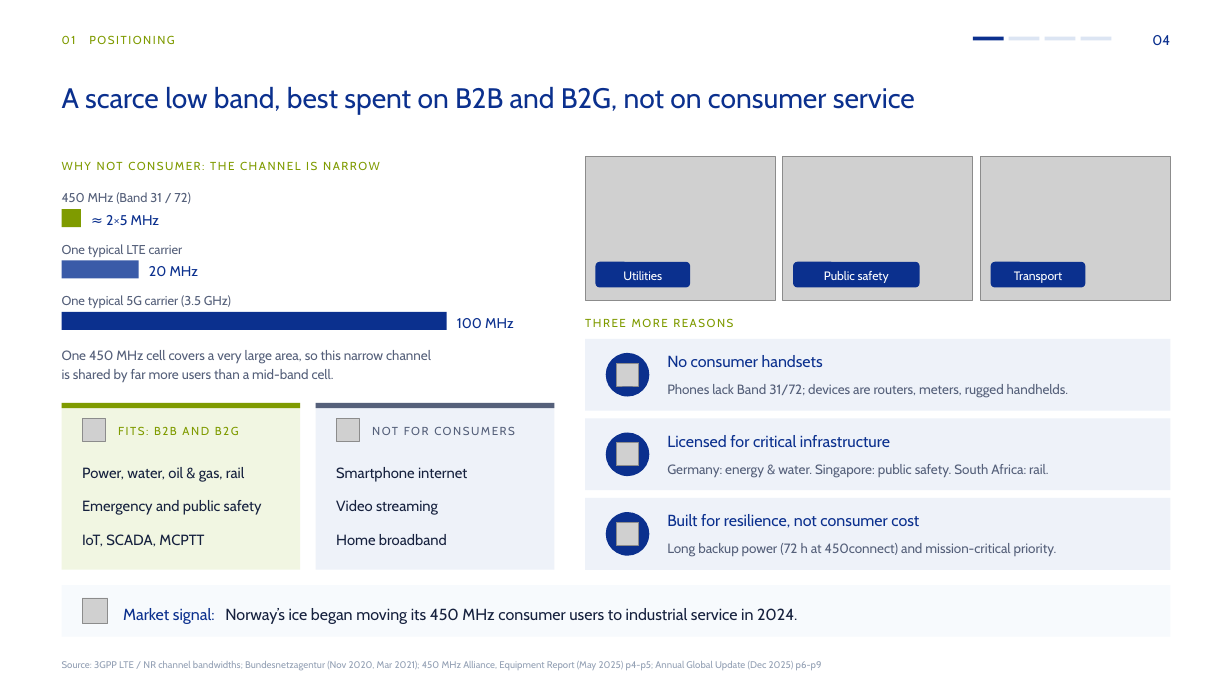
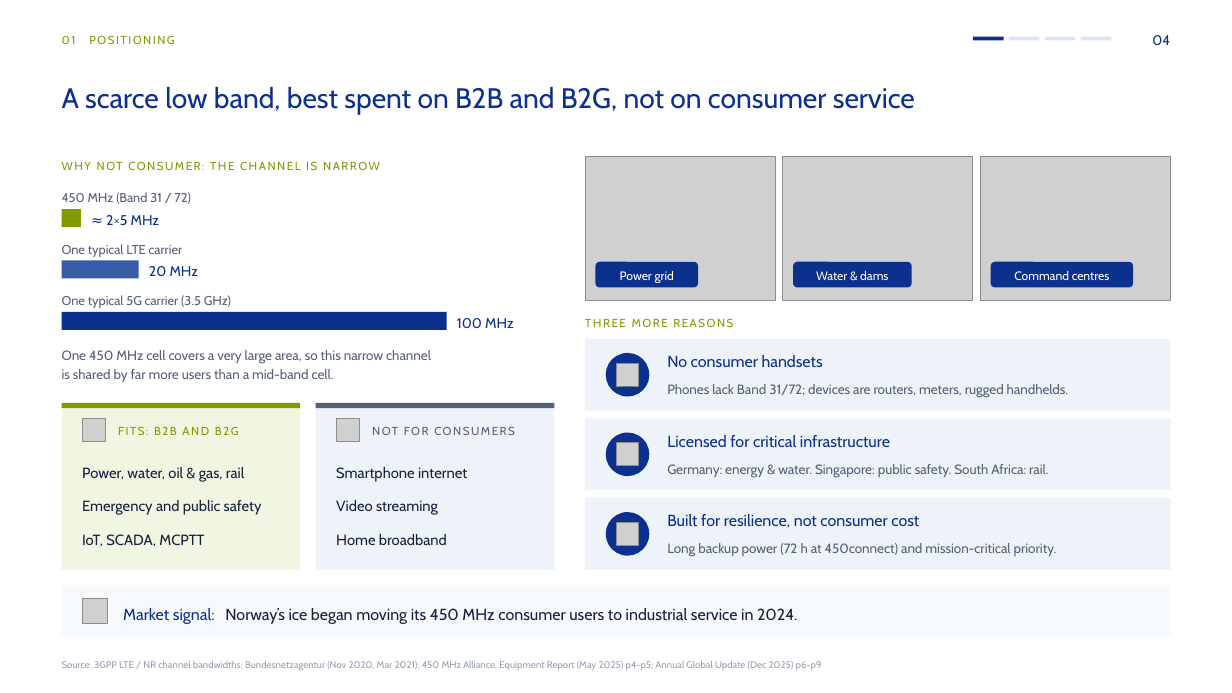
Before and after one commit to mearneste4-max/Philippines-450M, a slide deck: slide 4 of 01_交付物/菲律宾450M方案_v8.pptx. Drawn at 1232x693 pixels with LibreOffice and Linux fonts; fonts in the diff are those of the drawing; grey boxes stand for pictures. Boxes give left, top, right and bottom in pixels: in the first picture for what was removed or moved away, otherwise in the second. Text is boxed around its words. In the diff, an @@ line names an element or a change of style, - is before the commit and + after.

```diff
--- a/01_交付物/菲律宾450M方案_v8.pptx
+++ b/01_交付物/菲律宾450M方案_v8.pptx
@@ rounded rectangle: place and size @@
-rounded rectangle at (595,262,689,287)
+rounded rectangle at (595,262,698,287)
@@ rounded rectangle: place and size @@
-rounded rectangle at (793,262,920,287)
+rounded rectangle at (793,262,911,287)
@@ rounded rectangle: place and size @@
-rounded rectangle at (991,262,1085,287)
+rounded rectangle at (991,262,1133,287)
@@ text at (620,271,674,283): text changed @@
-Utilities
+Power grid
@@ text at (816,271,888,280): text changed @@
-Public safety
+Water & dams
@@ text at (1014,271,1109,280): text changed @@
-Transport
+Command centres
```
Also in this commit, not shown: 5 other files.
